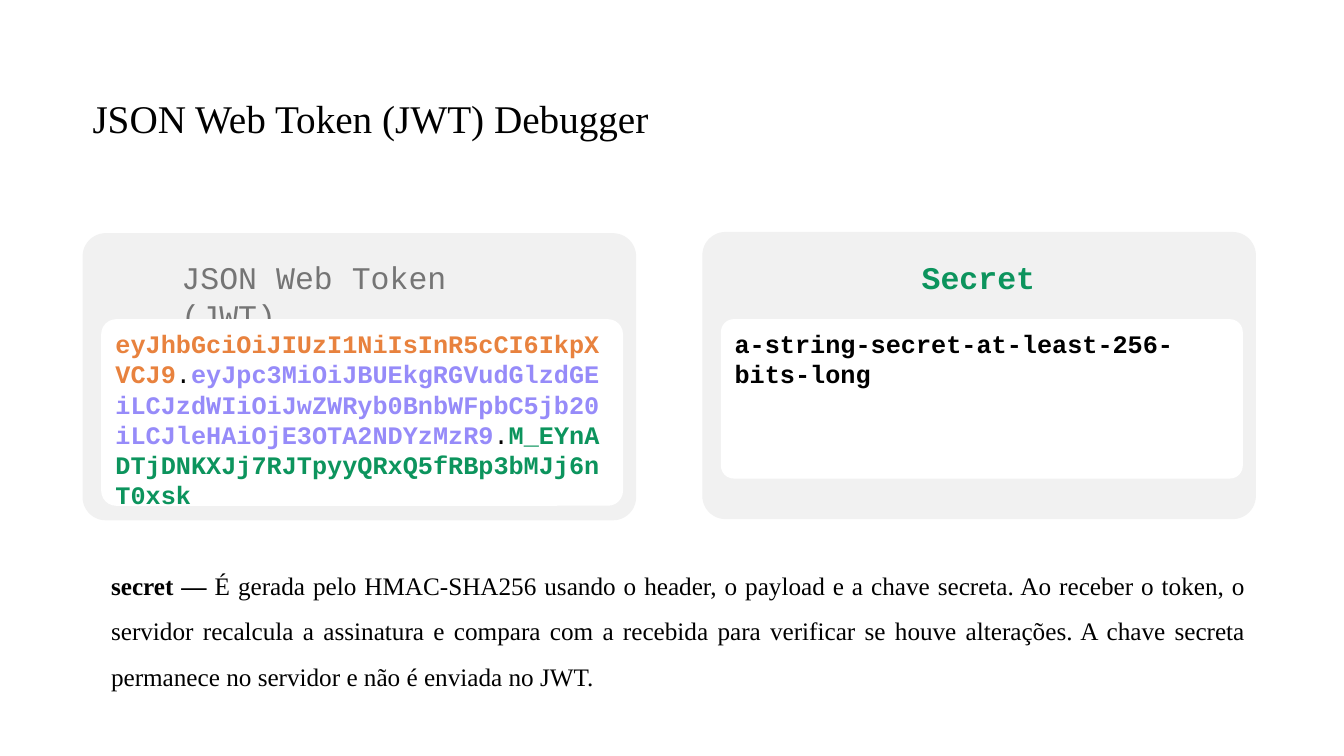
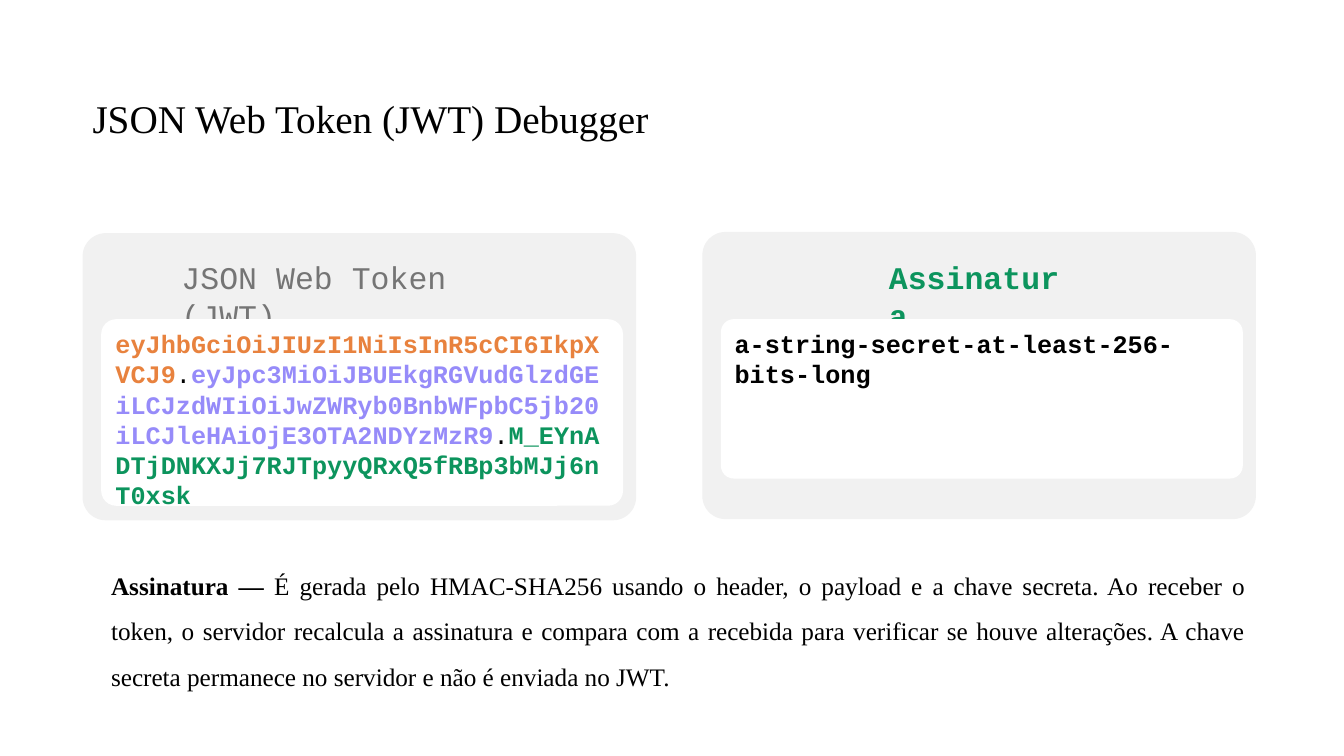
Before and after one commit to PedroMiho/UMC, a slide deck: slide 6 of engenharia-software/software-corporativo/boas-praticas/aula-07-JWT/spring-security.pptx. Drawn at 1344x756 pixels with LibreOffice and Linux fonts; fonts in the diff are those of the drawing; background and template pictures are left out. Boxes give left, top, right and bottom in pixels: in the first picture for what was removed or moved away, otherwise in the second. Text is boxed around its words. In the diff, an @@ line names an element or a change of style, - is before the commit and + after.

```diff
--- a/engenharia-software/software-corporativo/boas-praticas/aula-07-JWT/spring-security.pptx
+++ b/engenharia-software/software-corporativo/boas-praticas/aula-07-JWT/spring-security.pptx
@@ text at box(922, 268, 1035, 290): text changed @@
-Secret
+Assinatura
@@ text at box(111, 575, 1245, 692): text changed @@
-secret — É gerada pelo HMAC-SHA256 usando o header, o payload e a chave secreta. Ao receber o token, o servidor recalcula a assinatura e compara com a recebida para verificar se houve alterações. A chave secreta permanece no servidor e não é enviada no JWT.
+Assinatura — É gerada pelo HMAC-SHA256 usando o header, o payload e a chave secreta. Ao receber o token, o servidor recalcula a assinatura e compara com a recebida para verificar se houve alterações. A chave secreta permanece no servidor e não é enviada no JWT.
```
Also in this commit, not shown: 9 other slides changed, 4 slides added, 2 other files.
